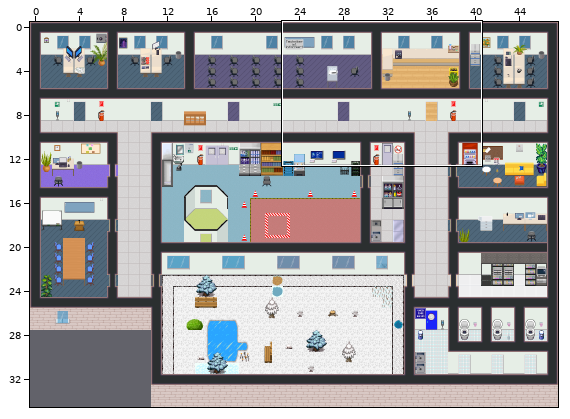
Tiled map (JSON), stored at map.tmj. The picture above shows the old version from afar; the outline marks the close-up.
Close-up. Earlier state:
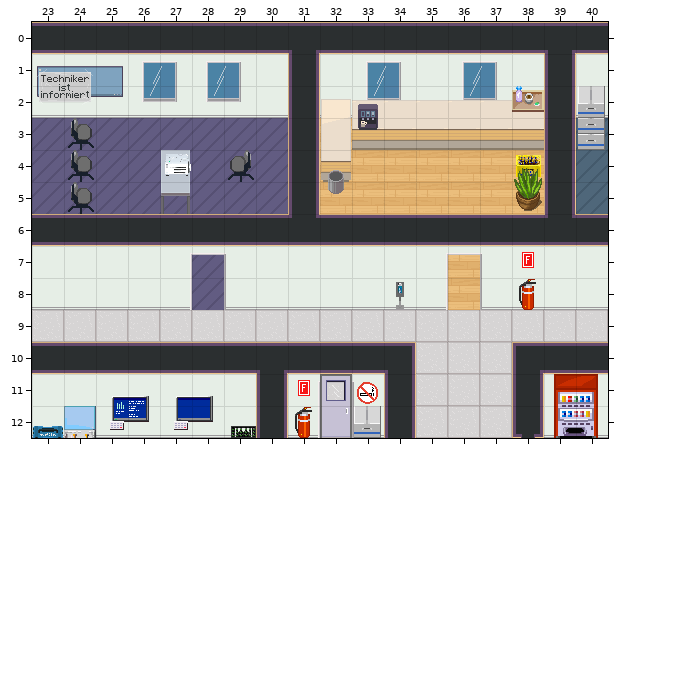
Cells are 32x32 px. Shown: x 23..40, y 0..12. The commit also changed other parts of the map, which this record leaves out.
Now the later version:
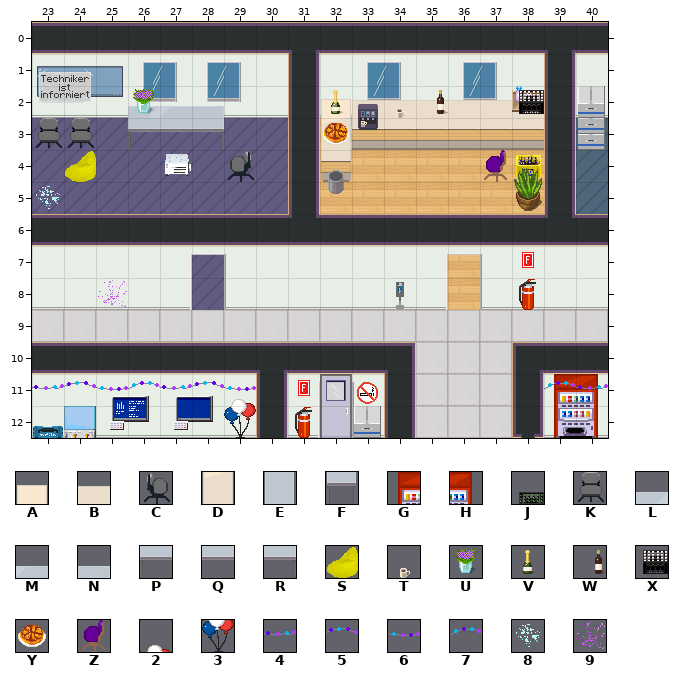
Key: from "Chunk 1": A 187, B 188, C 191, D 192, E 200, F 203, G 217, H 218, J 230, K 255; from "Chunk 2": L 44, M 45, N 46, P 47, Q 48, R 49, S 51, T 81, U 102, V 103, W 104, X 105, Y 106, Z 107, 2 109, 3 110, 4 128, 5 129, 6 130, 7 131, 8 158, 9 159.
_ is an empty cell, . an unchanged one.
Tiles of an added or newly shown layer are drawn over the layers below it.
The edit:
--- layer "inventory_1" (now hidden)
@@ x 24..38 @@
- 2 ........A.BB..B
- 3 C.......D......
- 4 C..E...........
- 5 C..F...........
+ 2 ........_.__.._
+ 3 _......._......
+ 4 _.._...........
+ 5 _.._...........
@@ x 29..40 @@
-11 ..........GH
-12 J...........
+11 ..........__
+12 _...........
--- layer "party_inventory_1" (now shown)
@@ x 23..38 @@
- 2 ...___..._.__.._
- 3 __.___..._......
- 4 ._..............
+ 2 ...LMN...A.BB..B
+ 3 KK.PQR...D......
+ 4 .S..............
@@ x 39..40 @@
-11 __
+11 GH
--- layer "party_inventory_2" (now shown)
@@ x 26..38 @@
- 2 _....._.__.._
- 3 ......_......
- 4 ..........._.
+ 2 U.....V.TW..X
+ 3 ......Y......
+ 4 ...........Z.
@@ x 29..29 @@
-11 _
-12 _
+11 2
+12 3
--- layer "party_inventory_3" (now shown)
@@ x 23..40 @@
-11 _______.........__
+11 4567456.........74
--- layer "objects_front"
@@ x 23..23 @@
- 5 _
+ 5 8
@@ x 25..25 @@
- 8 _
+ 8 9
